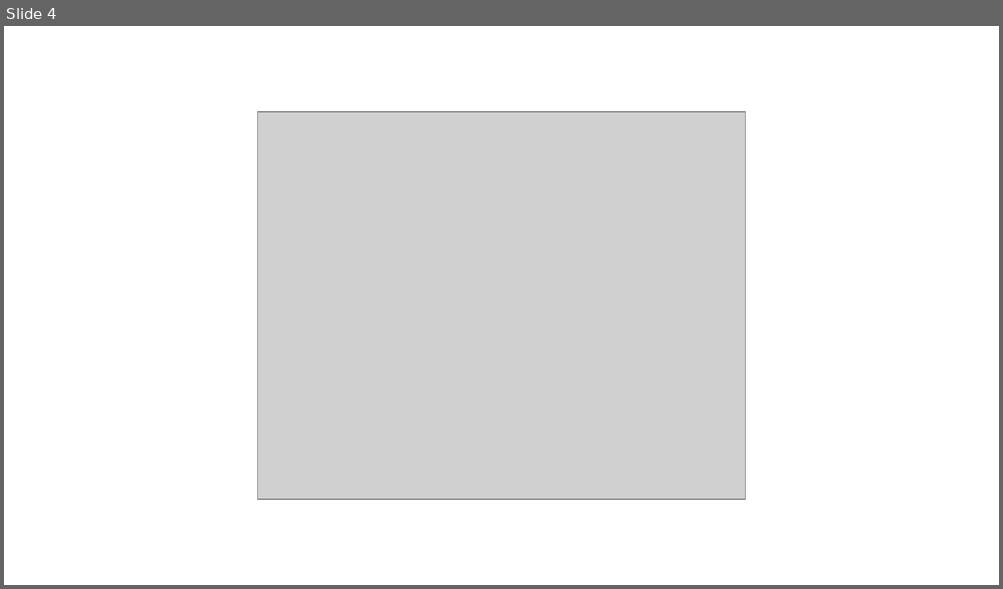
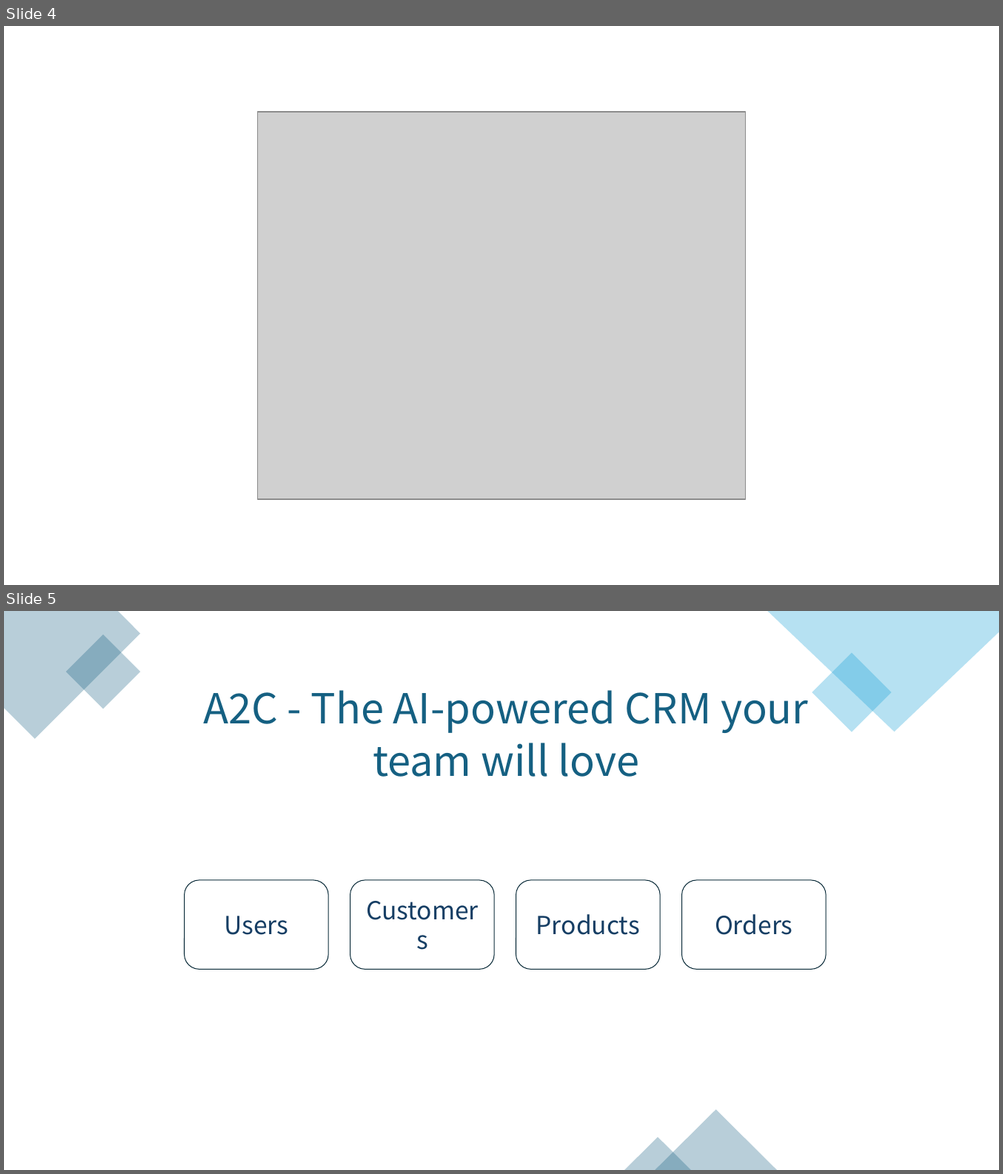
Before and after one commit to triniti1/A2C, a slide deck: Documentations/SysArchitecture.pptx. Shown one above the other, each under a label of ours: slide 4 before the commit, slides 4 and 5 after it. The pictures are 1003x589 and 1003x1174 pixels, drawn with LibreOffice and Linux fonts; fonts in the diff are those of the drawing; grey boxes stand for pictures. Boxes give left, top, right and bottom in pixels: in the first picture for what was removed or moved away, otherwise in the second. Text is boxed around its words. In the diff, an @@ line names an element or a change of style, - is before the commit and + after.

```diff
--- a/Documentations/SysArchitecture.pptx
+++ b/Documentations/SysArchitecture.pptx
@@ slide 5 added at (4, 611, 999, 1170), background #FFFFFF @@
@@ freeform shape added at (4, 611, 141, 739), fill #156082 at 30% opacity @@
@@ freeform shape added at (767, 611, 999, 732), fill #0F9ED5 at 30% opacity @@
@@ rectangle added at (66, 635, 141, 709), fill #156082 at 30% opacity @@
@@ rectangle added at (811, 653, 891, 732), fill #0F9ED5 at 30% opacity @@
@@ text added at (204, 690, 808, 777), 40 pt, text #156082 @@
+A2C - The AI-powered CRM your
+team will love
@@ rounded rectangle added at (185, 880, 329, 969), outline #092A39 0.75 pt, 24 pt, text #163E64 @@
+Users
@@ rounded rectangle added at (350, 880, 494, 969), outline #092A39 0.75 pt, 24 pt, text #163E64 @@
+Customers
@@ rounded rectangle added at (516, 880, 660, 969), outline #092A39 0.75 pt, 24 pt, text #163E64 @@
+Products
@@ rounded rectangle added at (681, 880, 825, 969), outline #092A39 0.75 pt, 24 pt, text #163E64 @@
+Orders
@@ triangle added at (654, 1111, 777, 1170), fill #156082 at 30% opacity @@
@@ triangle added at (625, 1138, 691, 1170), fill #156082 at 30% opacity @@
```
Also in this commit, not shown: 2 other slides added, 1 slide removed, 11 other files.
